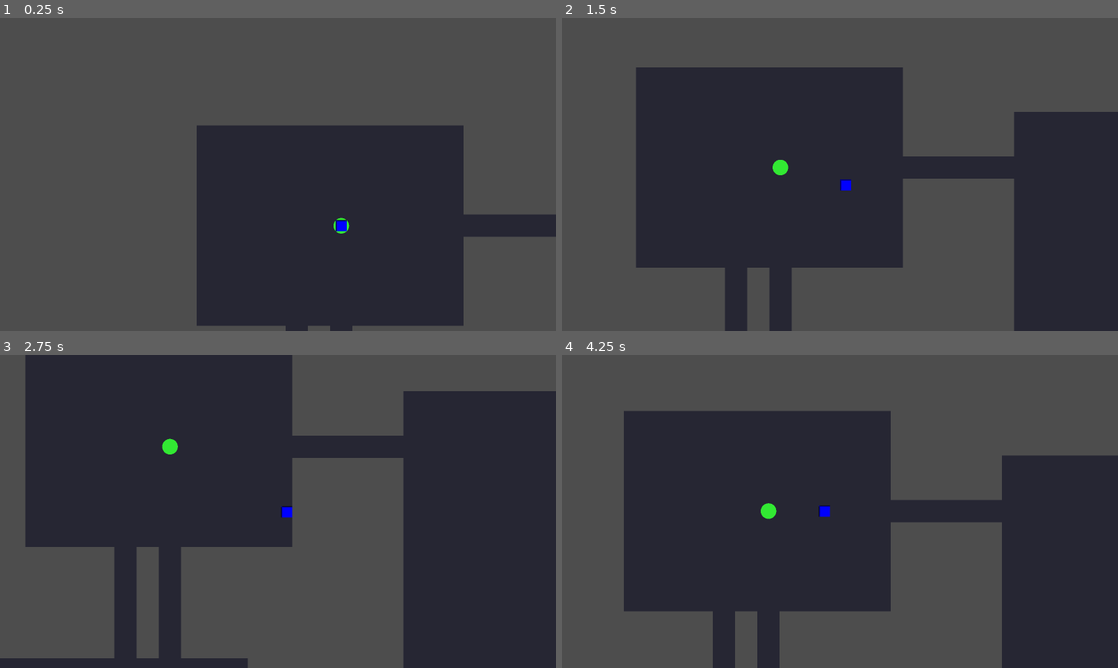
Above: before the commit, frames 1-4 (two rows, left to right).
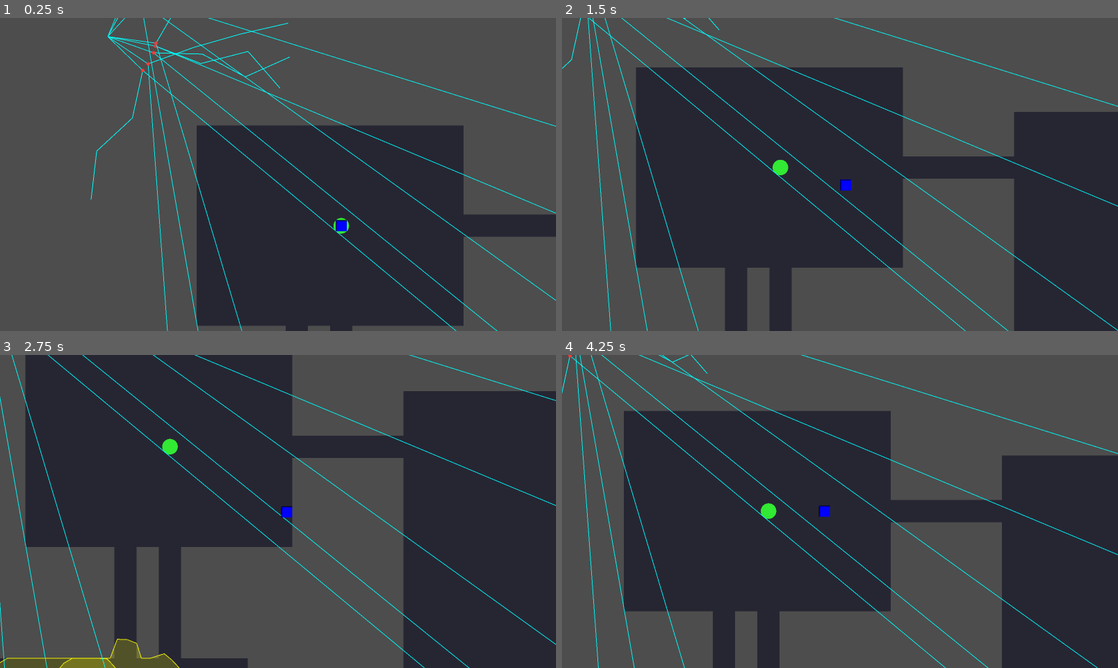
Above: after the commit, the same moments.

Repository: titosavio/Games
Game: Godot game, scene res://scenes/Main_v2.tscn
The game is run twice, just before and just after one commit, with the same random seed, the same clock (stepped at 60 frames per second) and the same inputs. This scene is started directly instead of the project's main scene.
Inputs:
- Up to frame 1 (0.25 s): no input
- Up to frame 2 (1.5 s): hold Right (ui_right) 0.53-1.28 s; hold Down (ui_down) from 1.28 s (still down)
- Up to frame 3 (2.75 s): release Down (ui_down) at 2.03 s; hold Right (ui_right) from 2.03 s (still down)
- Up to frame 4 (4.25 s): release Right (ui_right) at 2.78 s; hold W (ui_up) 2.78-3.53 s; hold Left (ui_left) from 3.53 s (still down)

The runs differ from the first frame. In frame 1, 2.5% of the frame differs, in the area x 16-100%, y 0-100%; in frame 2, 2.2%; in frame 3, 3.1%, in the area x 0-100%, y 0-100%; in frame 4, 2.3%.

Commit message:
feat: Add enemy spawner and enhance world generation
Implemented the EnemySpawner class to manage enemy spawning in the game world. Updated the world generation logic to utilize the new spawner, ensuring enemies are placed appropriately relative to the player. Added methods to set spawn positions for both players and enemies.

Diff:
--- a/new-game-project/scenes/World.tscn
+++ b/new-game-project/scenes/World.tscn
@@ -1,14 +1,19 @@
-[gd_scene load_steps=4 format=3 uid="uid://cfm6a3jfm0ldh"]
+[gd_scene load_steps=5 format=3 uid="uid://cfm6a3jfm0ldh"]
 
 [ext_resource type="Script" uid="uid://dbe8vkmhm2k2h" path="res://scripts/map/world.gd" id="1_7g83o"]
 [ext_resource type="Script" uid="uid://cfby38u0dm0nm" path="res://scripts/map/map_generator.gd" id="2_d1c63"]
 [ext_resource type="Script" uid="uid://c7ifmuhpidehc" path="res://scripts/map/map_builder.gd" id="3_1lgw5"]
+[ext_resource type="Script" uid="uid://ca2ko5lhhcay3" path="res://scripts/map/enemy_spawner.gd" id="4_d1c63"]
 
 [node name="World" type="Node2D"]
 script = ExtResource("1_7g83o")
+_seed = null
 
 [node name="MapGenerator" type="Node2D" parent="."]
 script = ExtResource("2_d1c63")
 
 [node name="MapBuilder" type="Node2D" parent="."]
 script = ExtResource("3_1lgw5")
+
+[node name="EnemySpawner" type="Node2D" parent="."]
+script = ExtResource("4_d1c63")
--- a/new-game-project/scripts/Player.gd
+++ b/new-game-project/scripts/Player.gd
@@ -39,3 +39,6 @@
 	velocity = Vector2.ZERO
 
 	emit_signal("died", respawn_pos)
+
+func set_spawn_position(pos: Vector2) -> void:
+	respawn_pos = pos
--- a/new-game-project/scripts/enemy/enemy.gd
+++ b/new-game-project/scripts/enemy/enemy.gd
@@ -139,3 +139,7 @@
 		draw_circle(to_local(brain.last_seen_pos), 6.0, Color(1, 0, 0, 0.7))
 	if brain.state == brain.State.CHASE and not vision.can_see_target():
 		draw_circle(to_local(brain.last_seen_pos), 4.0, Color(1, 1, 0, 0.7))
+
+
+func set_spawn_position(pos: Vector2) -> void:
+	spawn_pos = pos
--- /dev/null
+++ b/new-game-project/scripts/map/enemy_spawner.gd
@@ -0,0 +1,77 @@
+extends Node2D
+class_name EnemySpawner
+
+@export var enemies_per_room_min: int = 1
+@export var enemies_per_room_max: int = 3
+@export var rooms_to_populate_min: int = 3
+@export var rooms_to_populate_max: int = 6
+@export var min_dist_from_player_px: float = 220.0
+@export var safe_padding_cells: int = 1
+
+func spawn_enemies(data, world_parent: Node, player: Node2D, adversary_system: AdversarySystem, enemy_scene: PackedScene) -> Array:
+	if enemy_scene == null:
+		push_error("SpawnDirector: enemy_scene não setada.")
+		return []
+
+	var start_room_idx := _find_room_index_containing_cell(data.rooms, data.start_cell)
+	var candidate_rooms: Array[int] = []
+	for i in range(data.rooms.size()):
+		if i == start_room_idx:
+			continue
+		candidate_rooms.append(i)
+
+	candidate_rooms.shuffle()
+
+	var rooms_to_populate: int = clamp(randi_range(rooms_to_populate_min, rooms_to_populate_max), 0, candidate_rooms.size())
+	var spawned: Array = []
+
+	for k in range(rooms_to_populate):
+		var room: Rect2i = data.rooms[candidate_rooms[k]]
+		var enemies_in_room := randi_range(enemies_per_room_min, enemies_per_room_max)
+
+		for _e in range(enemies_in_room):
+			var cell := _pick_safe_cell_in_room(data, room, safe_padding_cells)
+			if cell.x < 0:
+				continue
+
+			var pos: Vector2 = data.cell_to_world(cell)
+			if player != null and pos.distance_to(player.global_position) < min_dist_from_player_px:
+				continue
+
+			var enemy := enemy_scene.instantiate()
+			world_parent.add_child(enemy)
+			enemy.set_spawn_position(pos)
+			enemy.global_position = pos
+
+			# integra com teu sistema existente
+			if adversary_system != null and player != null and enemy.has_method("setup"):
+				enemy.setup(adversary_system, player)
+
+			spawned.append(enemy)
+
+	return spawned
+
+func _find_room_index_containing_cell(rooms: Array, cell: Vector2i) -> int:
+	for i in range(rooms.size()):
+		var r: Rect2i = rooms[i]
+		if cell.x >= r.position.x and cell.y >= r.position.y and cell.x < r.position.x + r.size.x and cell.y < r.position.y + r.size.y:
+			return i
+	return -1
+
+func _pick_safe_cell_in_room(data, room: Rect2i, pad: int) -> Vector2i:
+	var tries := 200
+	for _i in range(tries):
+		var x := randi_range(room.position.x + pad, room.position.x + room.size.x - 1 - pad)
+		var y := randi_range(room.position.y + pad, room.position.y + room.size.y - 1 - pad)
+		if not data.is_walkable(x, y):
+			continue
+
+		# evita colar em parede (4-vizinhos)
+		if not data.is_walkable(x + 1, y): continue
+		if not data.is_walkable(x - 1, y): continue
+		if not data.is_walkable(x, y + 1): continue
+		if not data.is_walkable(x, y - 1): continue
+
+		return Vector2i(x, y)
+
+	return Vector2i(-1, -1)
--- a/new-game-project/scripts/map/world.gd
+++ b/new-game-project/scripts/map/world.gd
@@ -2,6 +2,8 @@
 
 @onready var gen: BSPMapGenerator = $MapGenerator
 @onready var builder: MapBuilder = $MapBuilder
+@onready var spawner: EnemySpawner = $EnemySpawner
+@onready var enemy_scene: PackedScene = preload("res://scenes/Enemy.tscn")
 
 @export var _seed: int = 0
 
@@ -21,6 +23,11 @@
 	builder.rebuild(data)
 
 	player.global_position = data.cell_to_world(data.start_cell)
+	player.set_spawn_position(data.cell_to_world(data.start_cell))
+
+	var sys: AdversarySystem = Game.adversaries if Game.has_method("get") else null
+
+	spawner.spawn_enemies(data, self, player, sys, enemy_scene)
 
 func _ready() -> void:
 	Game.player_registered.connect(
Not shown, added: new-game-project/scripts/map/enemy_spawner.gd.uid
